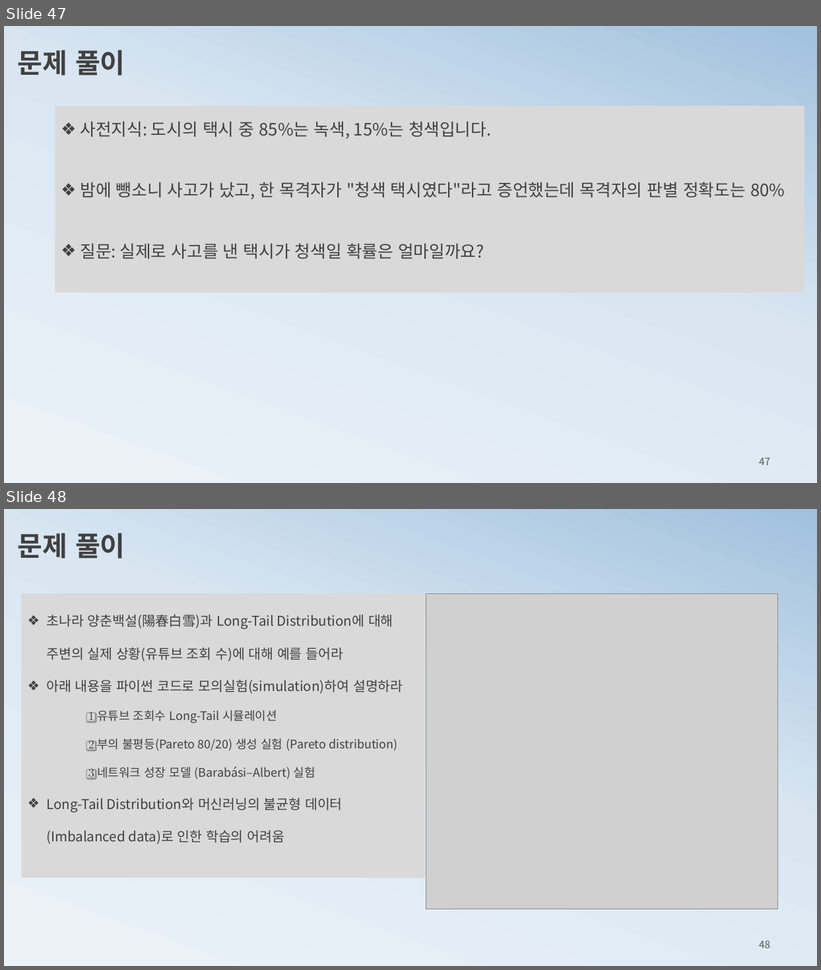
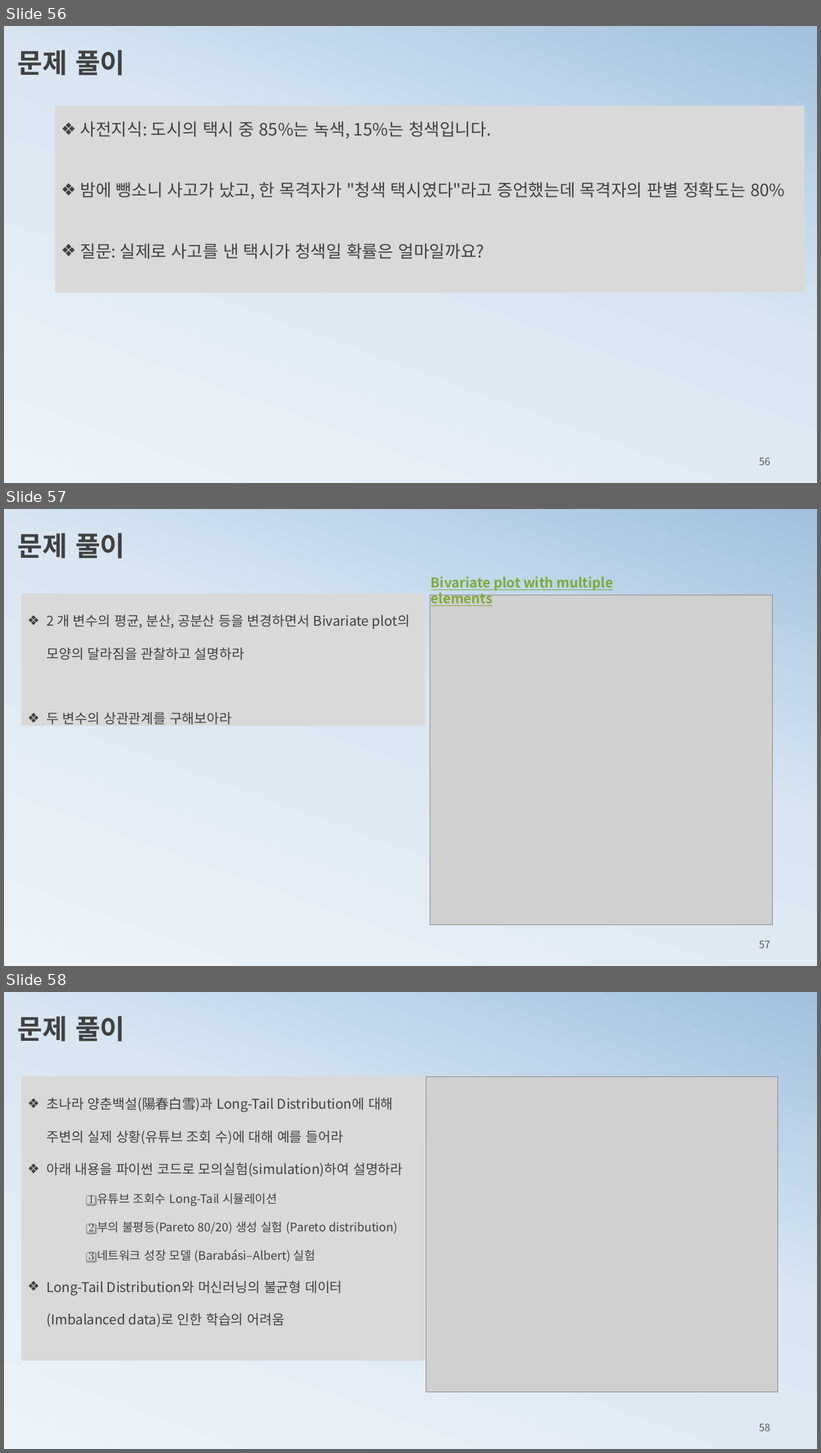
Before and after one commit to ancestor9/mathematics-for-machine-learning, a slide deck: 3_probability theory for machine learning.pptx. Shown one above the other, each under a label of ours: slides 47 and 48 before the commit, slides 56, 57 and 58 after it. The pictures are 821x970 and 821x1453 pixels, drawn with LibreOffice and Linux fonts; fonts in the diff are those of the drawing; grey boxes stand for pictures. Boxes give left, top, right and bottom in pixels: in the first picture for what was removed or moved away, otherwise in the second. Text is boxed around its words. In the diff, an @@ line names an element or a change of style, - is before the commit and + after.

```diff
--- a/3_probability theory for machine learning.pptx
+++ b/3_probability theory for machine learning.pptx
@@ slide 57 added at bbox=[4, 509, 817, 966], background gradient #ECF3F8 to #D9E6F2 to #A1C1DE @@
@@ text added at bbox=[18, 533, 125, 559], 32 pt, text #404040, bold @@
+문제 풀이
@@ text added at bbox=[431, 576, 614, 606], 16 pt, text #7EA939, bold, underline @@
+Bivariate plot with multiple elements
@@ rectangle added at bbox=[22, 593, 425, 726], fill #D9D9D9, 16 pt, text #404040 @@
+❖ 2 개 변수의 평균, 분산, 공분산 등을 변경하면서 Bivariate plot의 모양의 달라짐을 관찰하고 설명하라
+❖ 두 변수의 상관관계를 구해보아라
@@ picture added at bbox=[430, 595, 773, 925] @@
@@ page number added at bbox=[759, 941, 770, 949], 12 pt, text #595959 @@
+57
@@ what was slide 47 is now slide 56 @@
@@ page number at bbox=[759, 458, 770, 466]: text changed @@
-47
+56
@@ what was slide 48 is now slide 58 @@
@@ page number at bbox=[759, 1424, 770, 1432]: text changed @@
-48
+58
```
Also in this commit, not shown: 4 slides changed, 9 other slides added.
